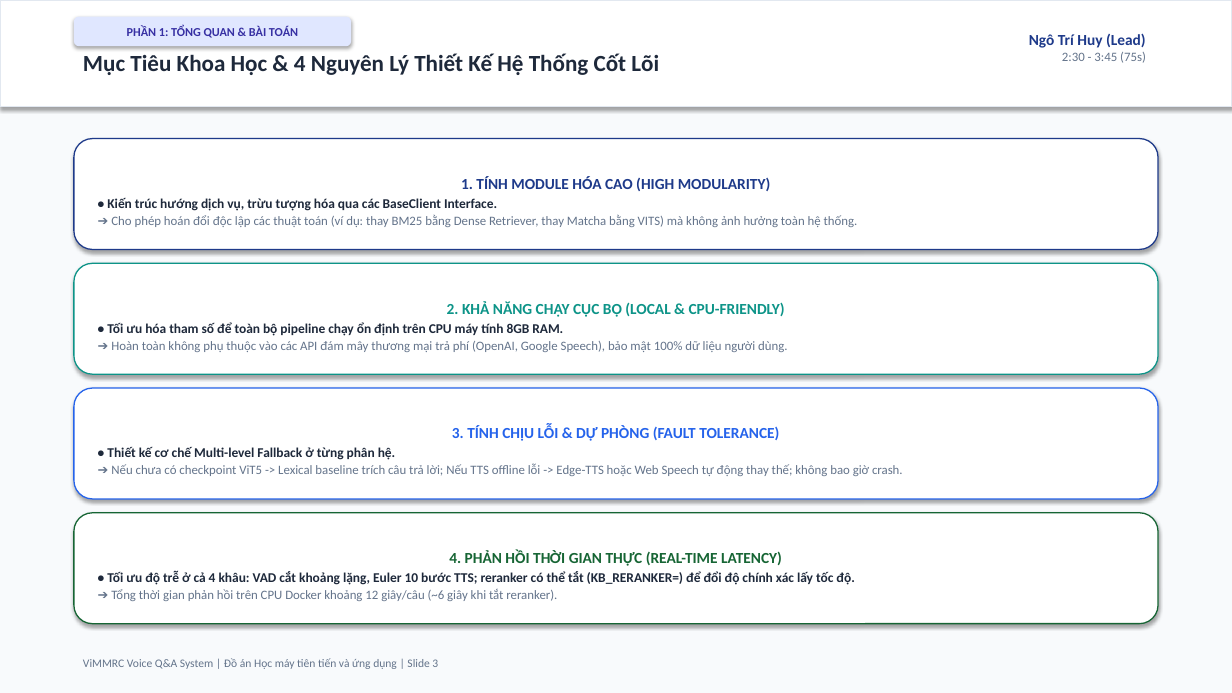
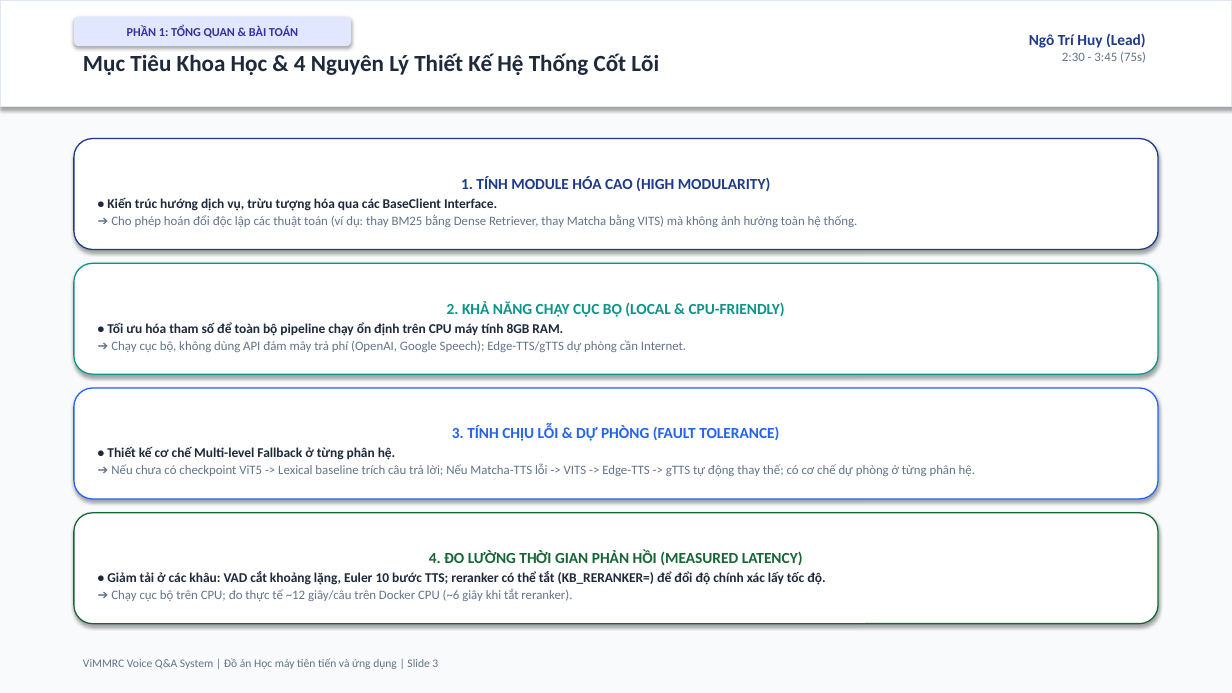
Before and after one commit to ngohuy04022000/vimmrc-qa-voice, a slide deck: slide 3 of docs/ViMMRC_Presentation_30min.pptx. Drawn at 1232x693 pixels with LibreOffice and Linux fonts; fonts in the diff are those of the drawing. Boxes give left, top, right and bottom in pixels: in the first picture for what was removed or moved away, otherwise in the second. Text is boxed around its words. In the diff, an @@ line names an element or a change of style, - is before the commit and + after.

```diff
--- a/docs/ViMMRC_Presentation_30min.pptx
+++ b/docs/ViMMRC_Presentation_30min.pptx
@@ text in rounded rectangle at bbox=[111, 340, 686, 352]: text changed @@
-➔ Hoàn toàn không phụ thuộc vào các API đám mây thương mại trả phí (OpenAI, Google Speech), bảo mật 100% dữ liệu người dùng.
+➔ Chạy cục bộ, không dùng API đám mây trả phí (OpenAI, Google Speech); Edge-TTS/gTTS dự phòng cần Internet.
@@ text in rounded rectangle at bbox=[111, 464, 975, 476]: text changed @@
-➔ Nếu chưa có checkpoint ViT5 -> Lexical baseline trích câu trả lời; Nếu TTS offline lỗi -> Edge-TTS hoặc Web Speech tự động thay thế; không bao giờ crash.
+➔ Nếu chưa có checkpoint ViT5 -> Lexical baseline trích câu trả lời; Nếu Matcha-TTS lỗi -> VITS -> Edge-TTS -> gTTS tự động thay thế; có cơ chế dự phòng ở từng phân hệ.
@@ text in rounded rectangle at bbox=[107, 550, 825, 601]: text changed @@
-4. PHẢN HỒI THỜI GIAN THỰC (REAL-TIME LATENCY)
-• Tối ưu độ trễ ở cả 4 khâu: VAD cắt khoảng lặng, Euler 10 bước TTS; reranker có thể tắt (KB_RERANKER=) để đổi độ chính xác lấy tốc độ.
-➔ Tổng thời gian phản hồi trên CPU Docker khoảng 12 giây/câu (~6 giây khi tắt reranker).
+4. ĐO LƯỜNG THỜI GIAN PHẢN HỒI (MEASURED LATENCY)
+• Giảm tải ở các khâu: VAD cắt khoảng lặng, Euler 10 bước TTS; reranker có thể tắt (KB_RERANKER=) để đổi độ chính xác lấy tốc độ.
+➔ Chạy cục bộ trên CPU; đo thực tế ~12 giây/câu trên Docker CPU (~6 giây khi tắt reranker).
```
Also in this commit, not shown: 19 other slides changed, 11 other files.
